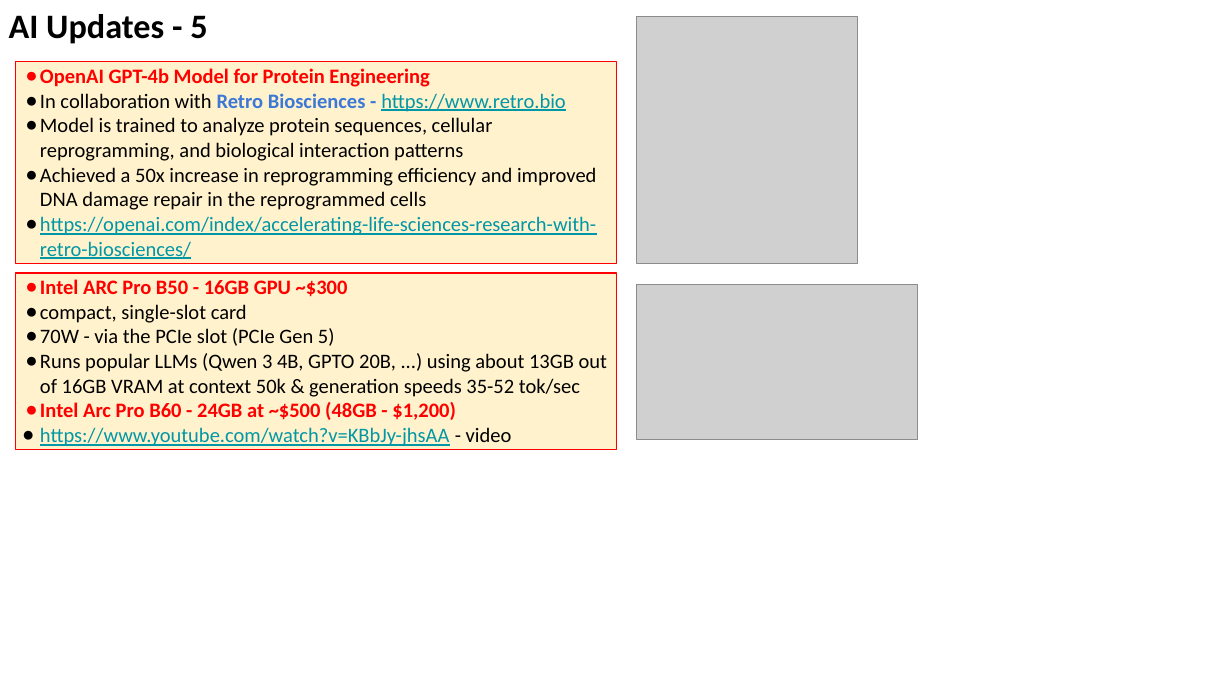
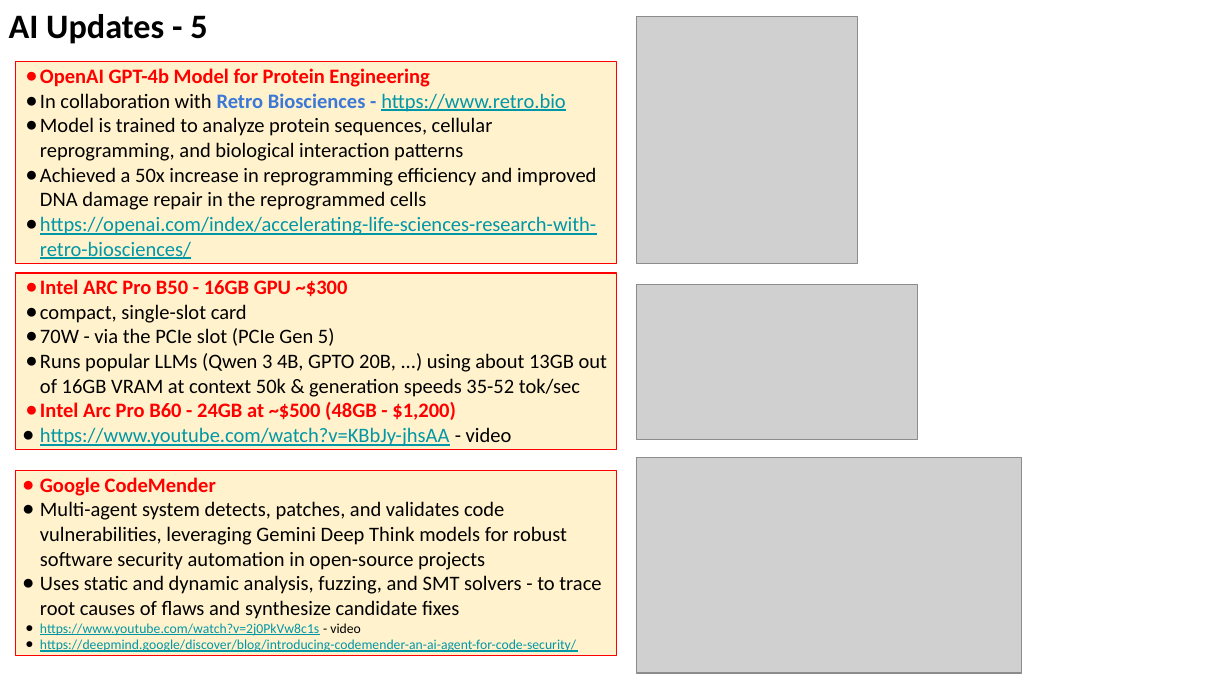
Before and after one commit to lselector/seminar, a slide deck: slide 13 of 2025/2025-10-10-AI-Updates.pptx. Drawn at 1232x693 pixels with LibreOffice and Linux fonts; fonts in the diff are those of the drawing; grey boxes stand for pictures. Boxes give left, top, right and bottom in pixels: in the first picture for what was removed or moved away, otherwise in the second. Text is boxed around its words. In the diff, an @@ line names an element or a change of style, - is before the commit and + after.

Commit message:
update

```diff
--- a/2025/2025-10-10-AI-Updates.pptx
+++ b/2025/2025-10-10-AI-Updates.pptx
@@ rectangle added at [16,471,617,655], fill #FFF2CC, outline #FF0000 0.75 pt, 12 pt, text #000000 @@
+● Google CodeMender
+● Multi-agent system detects, patches, and validates code vulnerabilities, leveraging Gemini Deep Think models for robust software security automation in open-source projects
+● Uses static and dynamic analysis, fuzzing, and SMT solvers - to trace root causes of flaws and synthesize candidate fixes
+● https://www.youtube.com/watch?v=2j0PkVw8c1s - video
+● https://deepmind.google/discover/blog/introducing-codemender-an-ai-agent-for-code-security/
@@ picture added at [637,457,1021,673] @@
```
Also in this commit, not shown: 6 other slides changed, 2 slides added, 1 slide removed.
